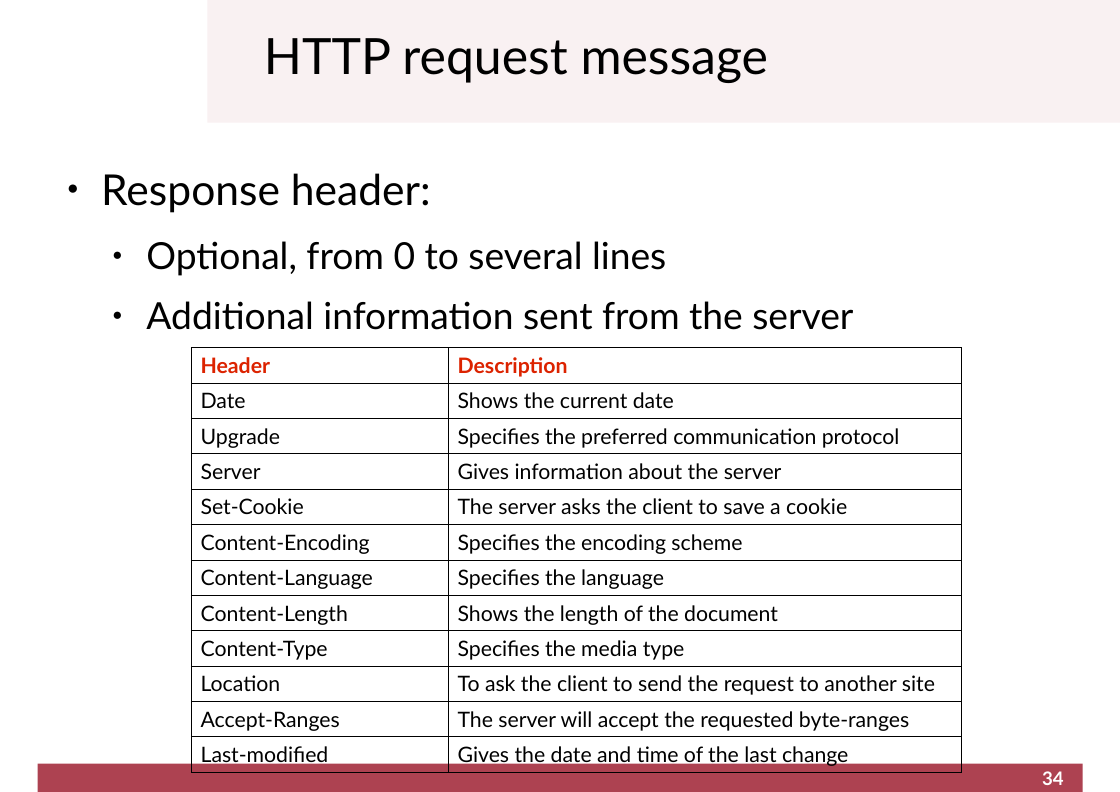
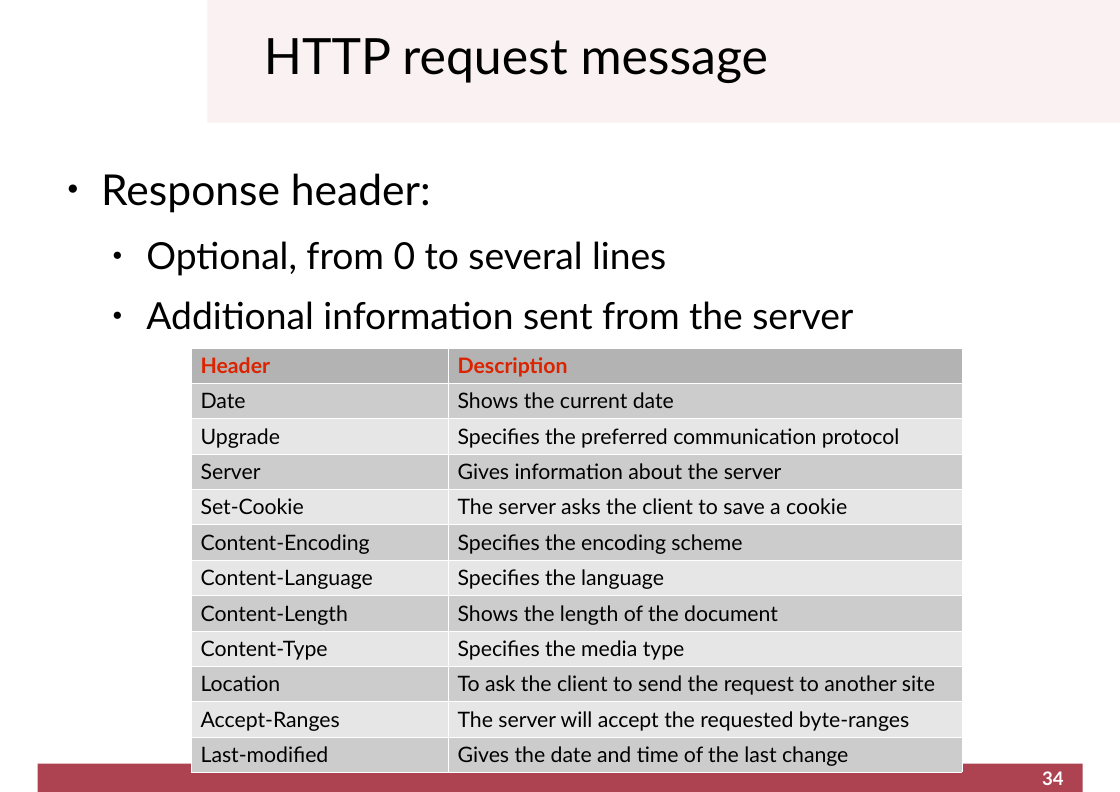
Before and after one commit to cletomartin/redes1, a slide deck: slide 34 of slides/application.odp. Drawn at 1120x792 pixels with LibreOffice and Linux fonts; fonts in the diff are those of the drawing; background and template pictures are left out. Boxes give left, top, right and bottom in pixels: in the first picture for what was removed or moved away, otherwise in the second. Text is boxed around its words. In the diff, an @@ line names an element or a change of style, - is before the commit and + after.

```diff
--- a/slides/application.odp
+++ b/slides/application.odp
@@ table at <box>192,348,962,772</box> @@
@@ fill none to #B3B3B3 in row 1 @@
@@ fill none to #CCCCCC in 12 cells @@
@@ fill none to #E6E6E6 in 10 cells @@
@@ borders changed @@
```
Also in this commit, not shown: 11 other slides changed, 1 other file.
